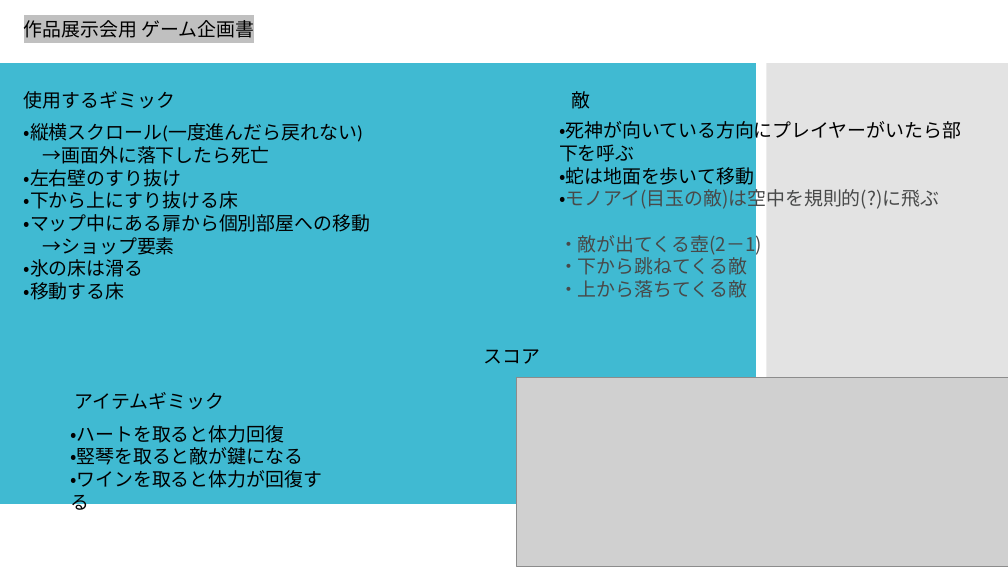
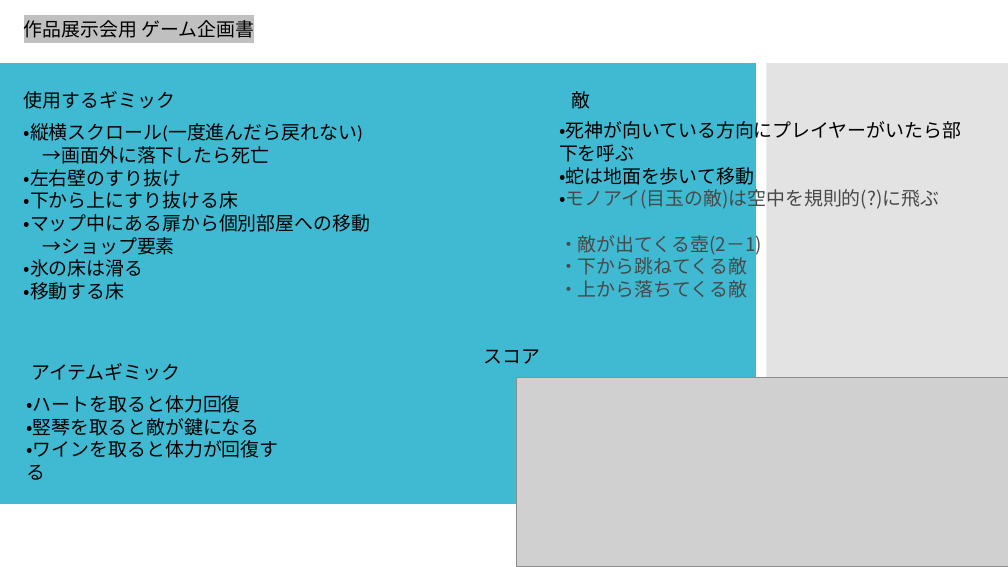
Before and after one commit to kakisawa/PalutenaGame, a slide deck: slide 4 of 作品展示会用.pptx. Drawn at 1008x567 pixels with LibreOffice and Linux fonts; fonts in the diff are those of the drawing; grey boxes stand for pictures. Boxes give left, top, right and bottom in pixels: in the first picture for what was removed or moved away, otherwise in the second. Text is boxed around its words. In the diff, an @@ line names an element or a change of style, - is before the commit and + after.

```diff
--- a/作品展示会用.pptx
+++ b/作品展示会用.pptx
@@ text "アイテムギミック": place and size @@
-text "アイテムギミック" at (75, 392, 224, 409)
+text "アイテムギミック" at (31, 363, 180, 380)
@@ text "・ハートを取ると体力回復" rewrapped from (70, 425, 322, 514) to (27, 395, 279, 480) @@
```
Also in this commit, not shown: 4 other slides changed, 2 other files.
